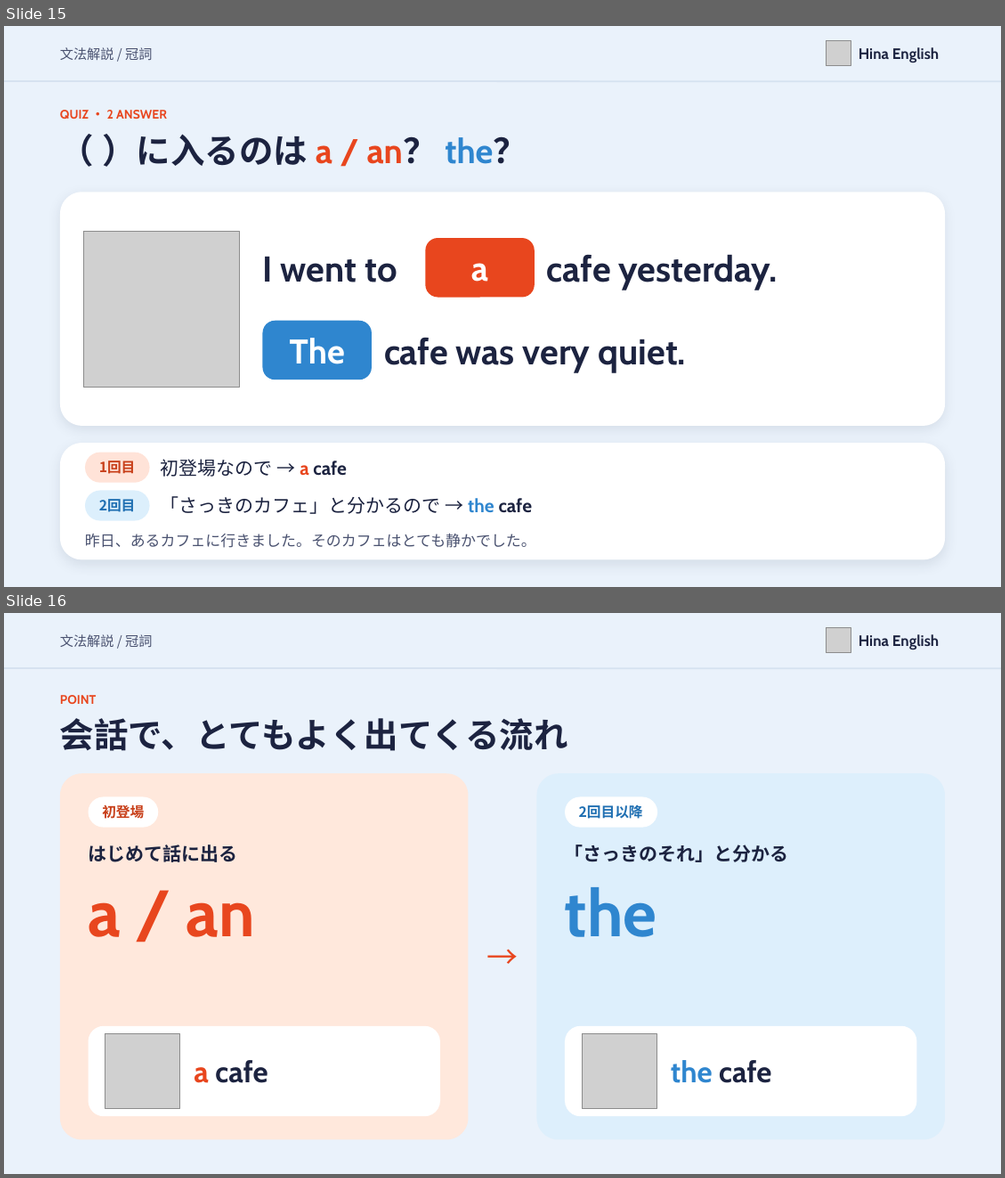
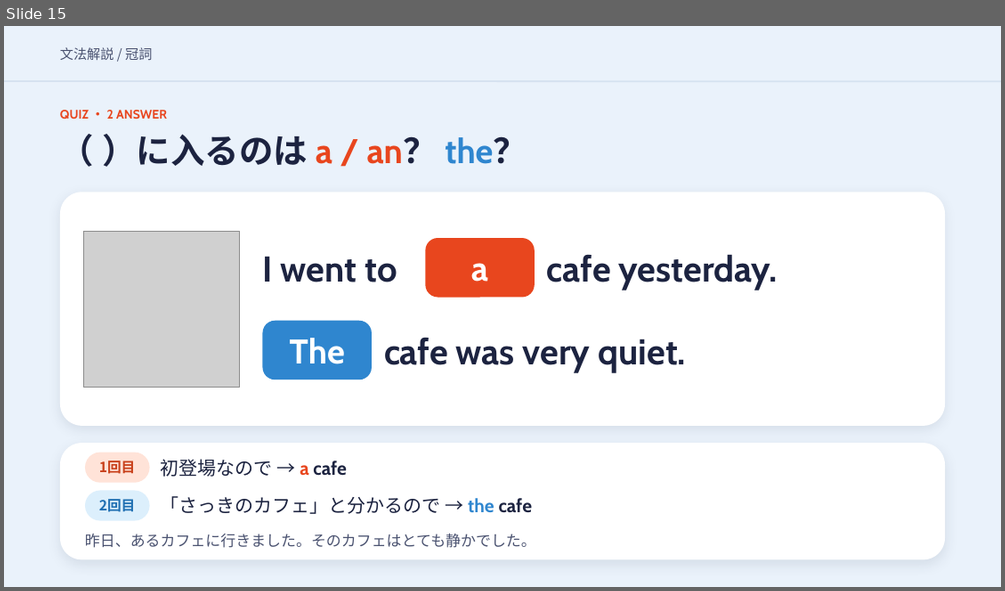
Before and after one commit to hinakajisaki-dev/hina-english, a slide deck: matome/a-the/a-the-slides.pptx. Shown one above the other, each under a label of ours: slides 15 and 16 before the commit, slide 15 after it. The pictures are 1005x1178 and 1005x591 pixels, drawn with LibreOffice and Linux fonts; fonts in the diff are those of the drawing; grey boxes stand for pictures. Boxes give left, top, right and bottom in pixels: in the first picture for what was removed or moved away, otherwise in the second. Text is boxed around its words. In the diff, an @@ line names an element or a change of style, - is before the commit and + after.

```diff
--- a/matome/a-the/a-the-slides.pptx
+++ b/matome/a-the/a-the-slides.pptx
@@ slide 16 removed at box(4, 613, 1001, 1174), background #EAF2FB @@
@@ text removed at box(60, 634, 152, 647) @@
-文法解説 / 冠詞
@@ picture removed at box(825, 628, 850, 653) @@
@@ text removed at box(858, 634, 938, 649) @@
-Hina English
@@ line removed from (4, 668) to (1001, 668) @@
@@ text removed at box(60, 695, 97, 704) @@
-POINT
@@ text removed at box(60, 718, 568, 751) @@
-会話で、とてもよく出てくる流れ
@@ rounded rectangle removed at box(60, 774, 469, 1140) @@
@@ rounded rectangle removed at box(88, 797, 158, 827) @@
@@ rounded rectangle removed at box(536, 774, 945, 1140) @@
@@ rounded rectangle removed at box(565, 797, 657, 827) @@
@@ text removed at box(102, 805, 144, 819) @@
-初登場
@@ text removed at box(579, 804, 643, 819) @@
-2回目以降
@@ text removed at box(88, 844, 237, 862) @@
-はじめて話に出る
@@ text removed at box(565, 844, 789, 862) @@
-「さっきのそれ」と分かる
@@ text removed at box(89, 902, 255, 937) @@
-a / an
@@ text removed at box(565, 887, 657, 937) @@
-the
@@ text removed at box(487, 933, 550, 979) @@
-→
@@ rounded rectangle removed at box(88, 1026, 440, 1116) @@
@@ picture removed at box(105, 1033, 179, 1108) @@
@@ rounded rectangle removed at box(565, 1026, 917, 1116) @@
@@ picture removed at box(582, 1033, 657, 1108) @@
@@ text removed at box(194, 1060, 267, 1083) @@
-a cafe
@@ text removed at box(671, 1060, 771, 1083) @@
-the cafe
@@ slide 15 changed as well @@
@@ picture removed at box(825, 41, 850, 66) @@
@@ text removed at box(858, 47, 938, 62) @@
-Hina English
```
Also in this commit, not shown: 18 other slides changed, 9 other files.
